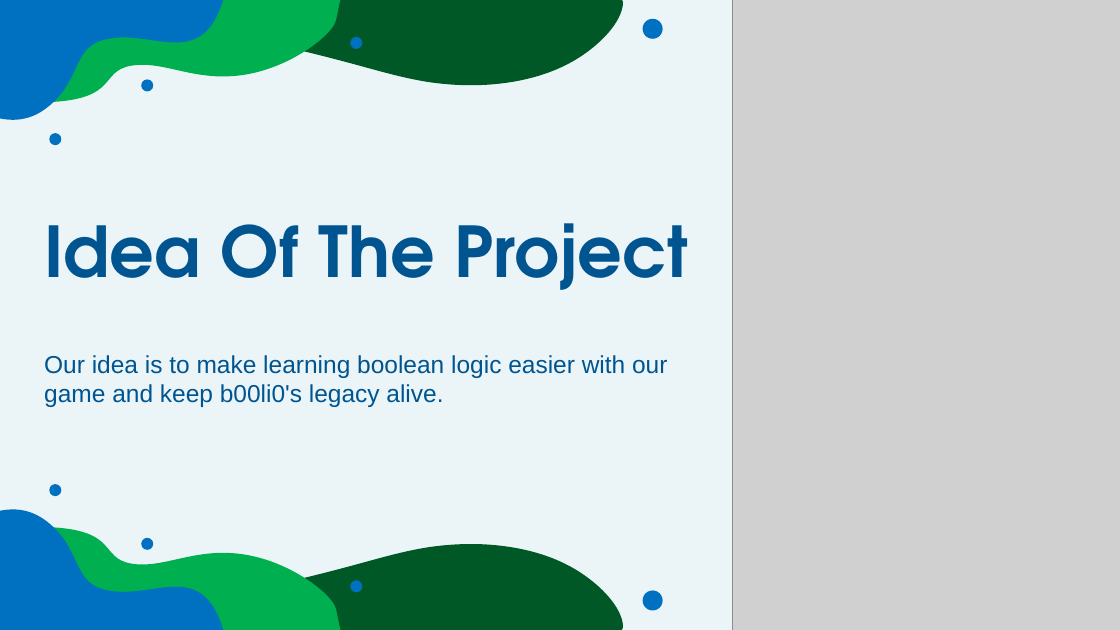
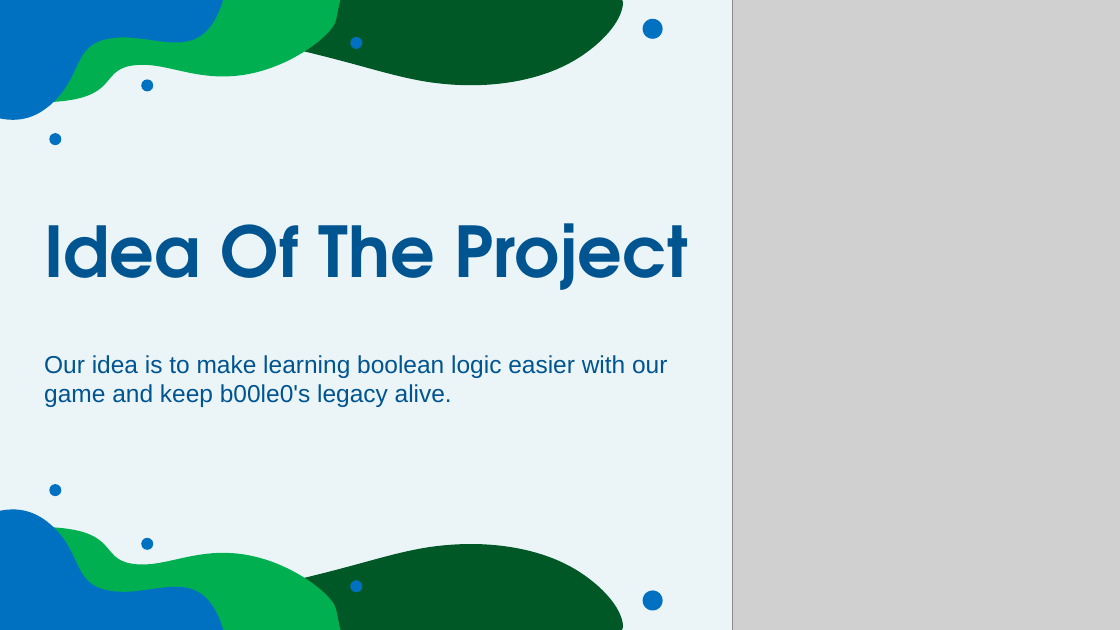
Before and after one commit to MIZlatev20/Faze-Tryouts, a slide deck: slide 4 of Documentation & Presentation/Presentation_2_1.pptx. Drawn at 1120x630 pixels with LibreOffice and Linux fonts; fonts in the diff are those of the drawing; grey boxes stand for pictures. Boxes give left, top, right and bottom in pixels: in the first picture for what was removed or moved away, otherwise in the second. Text is boxed around its words. In the diff, an @@ line names an element or a change of style, - is before the commit and + after.

```diff
--- a/Documentation & Presentation/Presentation_2_1.pptx
+++ b/Documentation & Presentation/Presentation_2_1.pptx
@@ subtitle at box(44, 355, 667, 407): text changed @@
-Our idea is to make learning boolean logic easier with our game and keep b00li0's legacy alive.
+Our idea is to make learning boolean logic easier with our game and keep b00le0's legacy alive.
```
Also in this commit, not shown: 1 other file.
